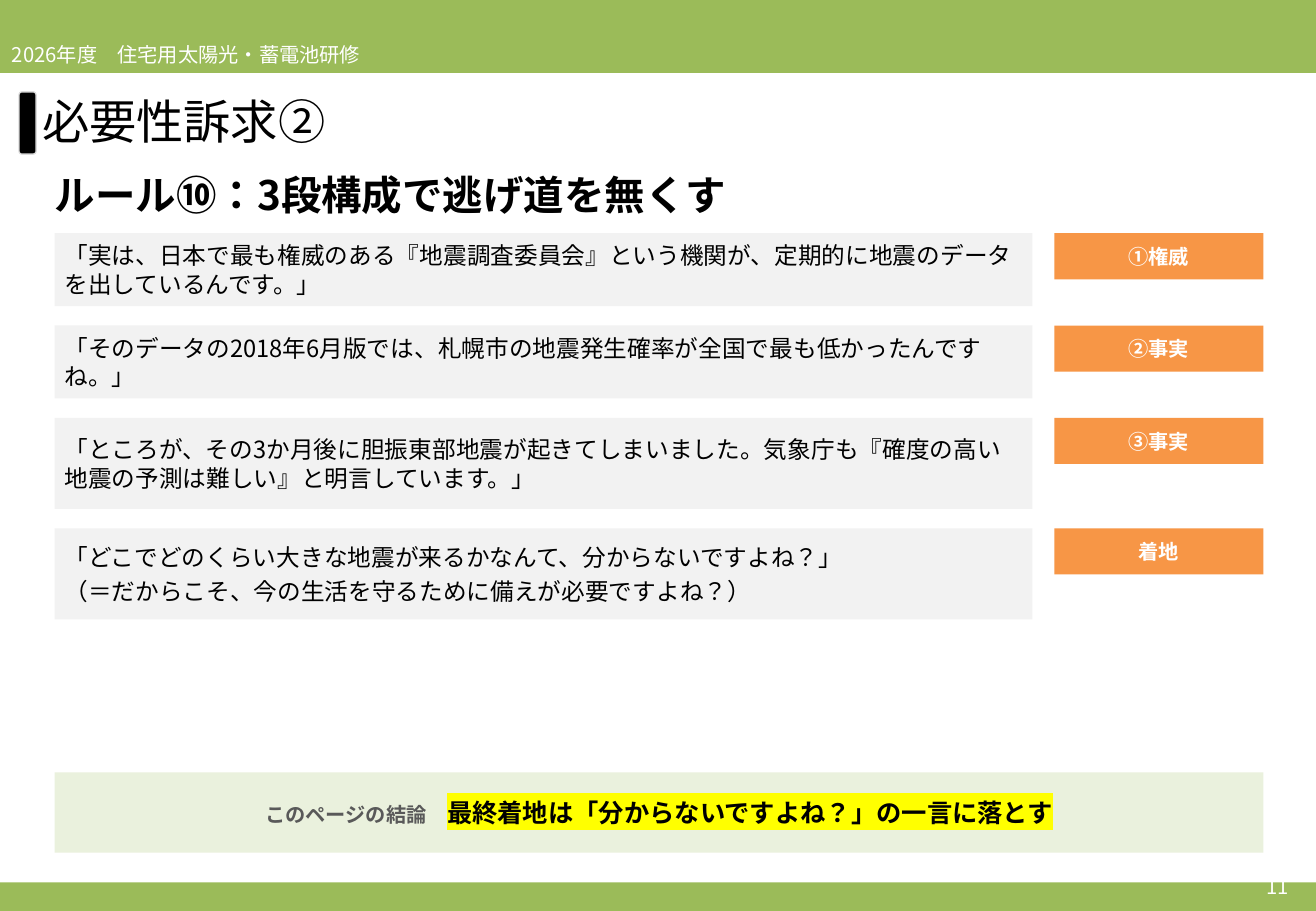
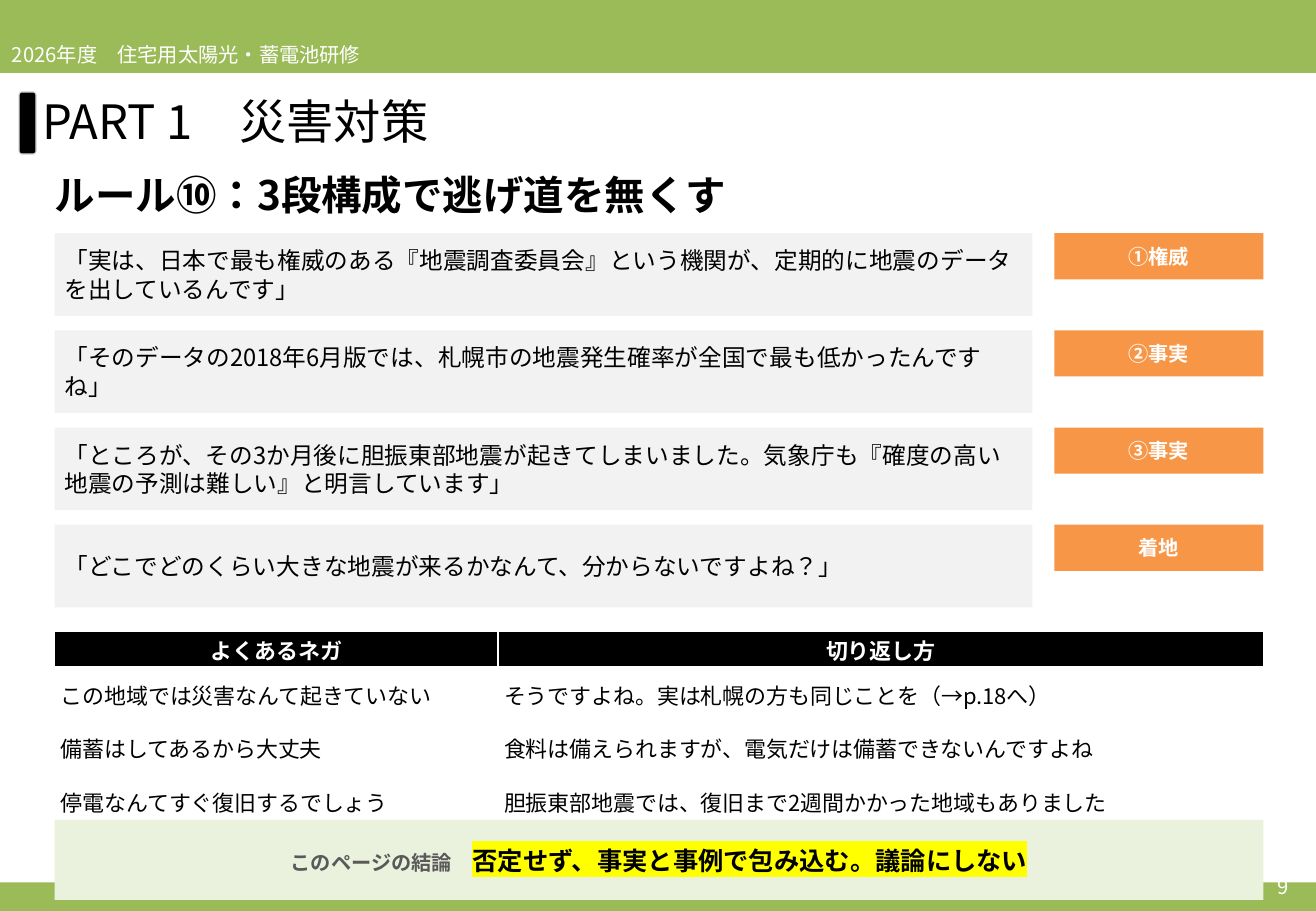
Before and after one commit to soshiro-iki-sys/-, a slide deck: slide 9 of slides/2026営業研修_第3回_必要性訴求②＆ロープレ.pptx (slide 11 before the commit). Drawn at 1316x911 pixels with LibreOffice and Linux fonts; fonts in the diff are those of the drawing. Boxes give left, top, right and bottom in pixels: in the first picture for what was removed or moved away, otherwise in the second. Text is boxed around its words. In the diff, an @@ line names an element or a change of style, - is before the commit and + after.

```diff
--- a/slides/2026営業研修_第3回_必要性訴求②＆ロープレ.pptx
+++ b/slides/2026営業研修_第3回_必要性訴求②＆ロープレ.pptx
@@ text at bbox=[42, 99, 429, 143]: text changed @@
-必要性訴求②
+PART 1 災害対策
@@ rectangle "「実は、日本で最も権威のある『地震調査委員会』という機関が、定期的に地震のデータを出しているんです」": place and size @@
-rectangle "「実は、日本で最も権威のある『地震調査委員会』という機関が、定期的に地震のデータを出しているんです」" at bbox=[55, 233, 1033, 306]
+rectangle "「実は、日本で最も権威のある『地震調査委員会』という機関が、定期的に地震のデータを出しているんです」" at bbox=[55, 233, 1033, 316]
@@ text in rectangle at bbox=[64, 249, 1011, 300]: text changed @@
-「実は、日本で最も権威のある『地震調査委員会』という機関が、定期的に地震のデータを出しているんです。」
+「実は、日本で最も権威のある『地震調査委員会』という機関が、定期的に地震のデータを出しているんです」
@@ rectangle "「そのデータの2018年6月版では、札幌市の地震発生確率が全国で最も低かったんですね」": place and size @@
-rectangle "「そのデータの2018年6月版では、札幌市の地震発生確率が全国で最も低かったんですね」" at bbox=[55, 326, 1033, 399]
+rectangle "「そのデータの2018年6月版では、札幌市の地震発生確率が全国で最も低かったんですね」" at bbox=[55, 331, 1033, 413]
@@ text in rectangle at bbox=[64, 346, 981, 397]: text changed @@
-「そのデータの2018年6月版では、札幌市の地震発生確率が全国で最も低かったんですね。」
+「そのデータの2018年6月版では、札幌市の地震発生確率が全国で最も低かったんですね」
@@ rectangle "②事実": place and size @@
-rectangle "②事実" at bbox=[1055, 326, 1264, 372]
+rectangle "②事実" at bbox=[1055, 331, 1264, 377]
@@ rectangle "「ところが、その3か月後に胆振東部地震が起きてしまいました。気象庁も『確度の高い地震の予測は難しい』と明言しています」": place and size @@
-rectangle "「ところが、その3か月後に胆振東部地震が起きてしまいました。気象庁も『確度の高い地震の予測は難しい』と明言しています」" at bbox=[55, 418, 1033, 509]
+rectangle "「ところが、その3か月後に胆振東部地震が起きてしまいました。気象庁も『確度の高い地震の予測は難しい』と明言しています」" at bbox=[55, 428, 1033, 510]
@@ text in rectangle at bbox=[64, 444, 1000, 494]: text changed @@
-「ところが、その3か月後に胆振東部地震が起きてしまいました。気象庁も『確度の高い地震の予測は難しい』と明言しています。」
+「ところが、その3か月後に胆振東部地震が起きてしまいました。気象庁も『確度の高い地震の予測は難しい』と明言しています」
@@ rectangle "③事実": place and size @@
-rectangle "③事実" at bbox=[1055, 418, 1264, 464]
+rectangle "③事実" at bbox=[1055, 428, 1264, 474]
@@ rectangle "「どこでどのくらい大きな地震が来るかなんて、分からないですよね？」": place and size @@
-rectangle "「どこでどのくらい大きな地震が来るかなんて、分からないですよね？」" at bbox=[55, 529, 1033, 620]
+rectangle "「どこでどのくらい大きな地震が来るかなんて、分からないですよね？」" at bbox=[55, 525, 1033, 608]
@@ rectangle "「どこでどのくらい大きな地震が来るかなんて、分からないですよね？」" at bbox=[55, 525, 1033, 608]: more space between paragraphs @@
@@ rectangle "着地": place and size @@
-rectangle "着地" at bbox=[1055, 529, 1264, 575]
+rectangle "着地" at bbox=[1055, 525, 1264, 571]
@@ text in rectangle at bbox=[64, 580, 751, 602]: paragraph removed @@
-（＝だからこそ、今の生活を守るために備えが必要ですよね？）
@@ table added at bbox=[55, 632, 1264, 829], 4 rows, 2 columns @@
+よくあるネガ | 切り返し方
+この地域では災害なんて起きていない | そうですよね。実は札幌の方も同じことを（→p.18へ）
+備蓄はしてあるから大丈夫 | 食料は備えられますが、電気だけは備蓄できないんですよね
+停電なんてすぐ復旧するでしょう | 胆振東部地震では、復旧まで2週間かかった地域もありました
@@ rectangle "このページの結論 否定せず、事実と事例で包み込む。議論にしない": place and size @@
-rectangle "このページの結論 否定せず、事実と事例で包み込む。議論にしない" at bbox=[55, 773, 1264, 853]
+rectangle "このページの結論 否定せず、事実と事例で包み込む。議論にしない" at bbox=[55, 820, 1264, 900]
@@ text in rectangle at bbox=[291, 848, 1027, 873]: text changed @@
-このページの結論 最終着地は「分からないですよね？」の一言に落とす
+このページの結論 否定せず、事実と事例で包み込む。議論にしない
@@ text at bbox=[1278, 873, 1289, 900]: text changed @@
-11
+9
```
Also in this commit, not shown: 22 other slides changed, 8 slides added, 5 slides removed, 2 other files.
